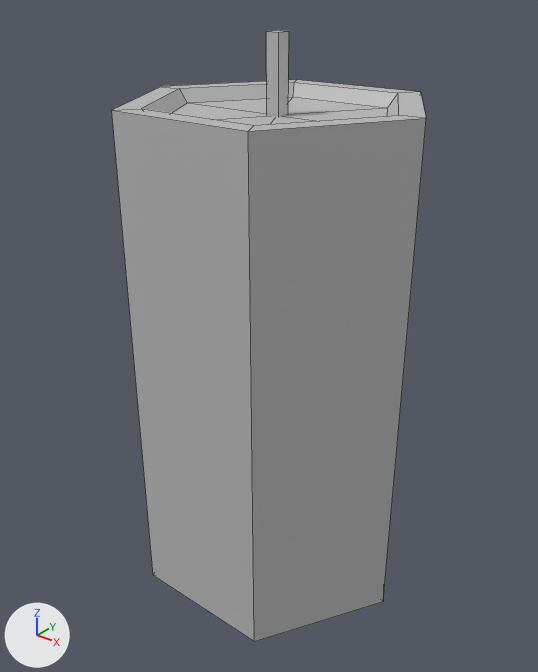
Two versions of the FBX model Assets/Meshes/ModularKit/SetDressing/Candle_Large_Mesh.fbx, one commit apart.
One viewpoint serves both versions: a 50 mm camera at (0.42, -0.537, 0.599) aimed at (-0.004, -0.007, 0.271). Lighting does not change. The marker at lower left points along +X, +Y and +Z. Mesh edges are drawn as thin lines. Where no turn or scale is listed for an object, it has been applied to the vertices.

Objects in the first picture: 'Candle_Large'.
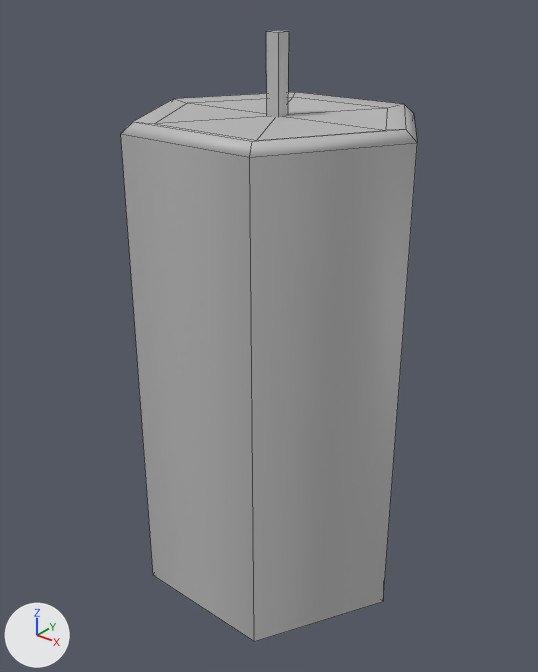
Where the newer file only moved an object's origin or applied its transform, the numbers keep the older frame.

Changed parts and their boxes (x1, y1, x2, y2) in the pictures (538 x 672 px):
'Candle_Large', reshaped: before (112, 30, 426, 642); after (121, 30, 417, 642)
part 1 of me_mesh, cut back: before (112, 80, 426, 642); after (121, 92, 417, 642)

The change in detail:
me_mesh has 34 vertices, 36 faces and spans x -0.146..0.146, y -0.126..0.126, z 0.0..0.556.
me_mesh is used by ob_candle_large; location (0.0, 0.0, 0.0).
Verts and faces of me_mesh; kept vertices keep their numbers, new ones are numbered from 34.
Before the commit, vertices of me_mesh: 6 (0.073, 0.126, 0.499) at pixel (420, 91), 7 (-0.073, 0.126, 0.499) at pixel (296, 79), 8 (-0.146, 0.0, 0.499) at pixel (161, 86), 9 (-0.073, -0.126, 0.499) at pixel (111, 110), 10 (0.073, -0.126, 0.499) at pixel (248, 131).
Before the commit, vertices of me_mesh: 11 (0.146, 0.0, 0.499) at pixel (426, 118), 13 (0.06, 0.105, 0.499) at pixel (397, 93), 14 (-0.06, 0.105, 0.499) at pixel (293, 82), 15 (-0.121, 0.0, 0.499) at pixel (179, 88), 16 (-0.06, -0.105, 0.499) at pixel (141, 108).
Before the commit, vertices of me_mesh: 17 (0.06, -0.105, 0.499) at pixel (254, 125), 18 (0.121, 0.0, 0.499) at pixel (398, 115), 26 (-0.007, -0.007, 0.484), 27 (0.007, -0.007, 0.484), 32 (-0.007, 0.007, 0.484).
Before the commit, vertices of me_mesh: 33 (0.007, 0.007, 0.484).
Part 1, on me_mesh:
Faces deleted: (26, 32, 33, 27).
Vertex 6 moves to (0.07, 0.121, 0.48), pixel (413, 113).
Vertex 7 moves to (-0.07, 0.121, 0.48).
Vertex 8 moves to (-0.14, 0.0, 0.48).
Vertex 9 moves to (-0.07, -0.121, 0.48), pixel (120, 133).
Vertex 10 moves to (0.07, -0.121, 0.48), pixel (249, 157).
Vertex 11 moves to (0.14, 0.0, 0.48), pixel (417, 142).
Vertex 13 moves to (0.064, 0.112, 0.489), pixel (404, 104).
Vertex 14 moves to (-0.064, 0.112, 0.489), pixel (294, 92).
Vertex 15 moves to (-0.129, 0.0, 0.489), pixel (174, 98).
Vertex 16 moves to (-0.064, -0.112, 0.489), pixel (133, 121).
Vertex 17 moves to (0.064, -0.112, 0.489), pixel (252, 141).
Vertex 18 moves to (0.129, 0.0, 0.489), pixel (405, 129).
